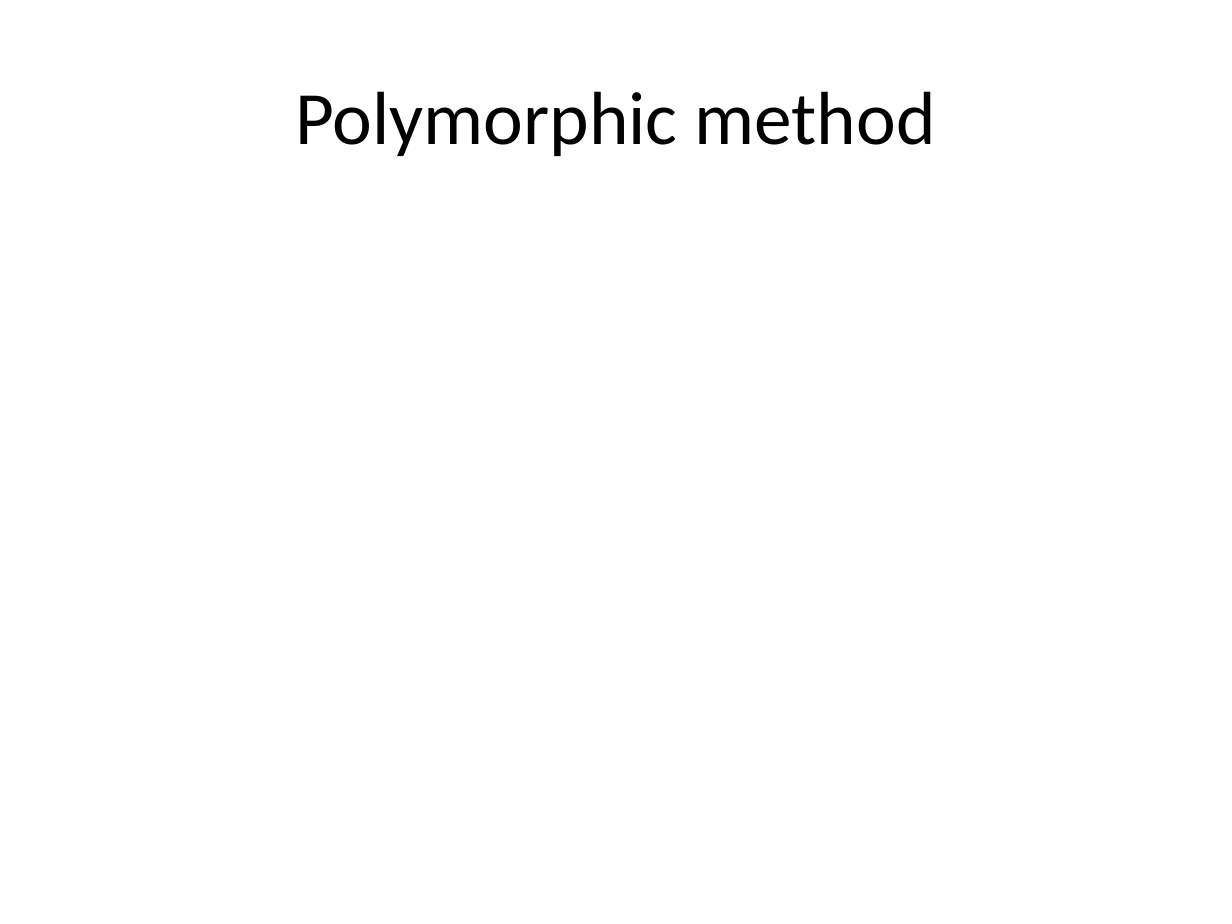
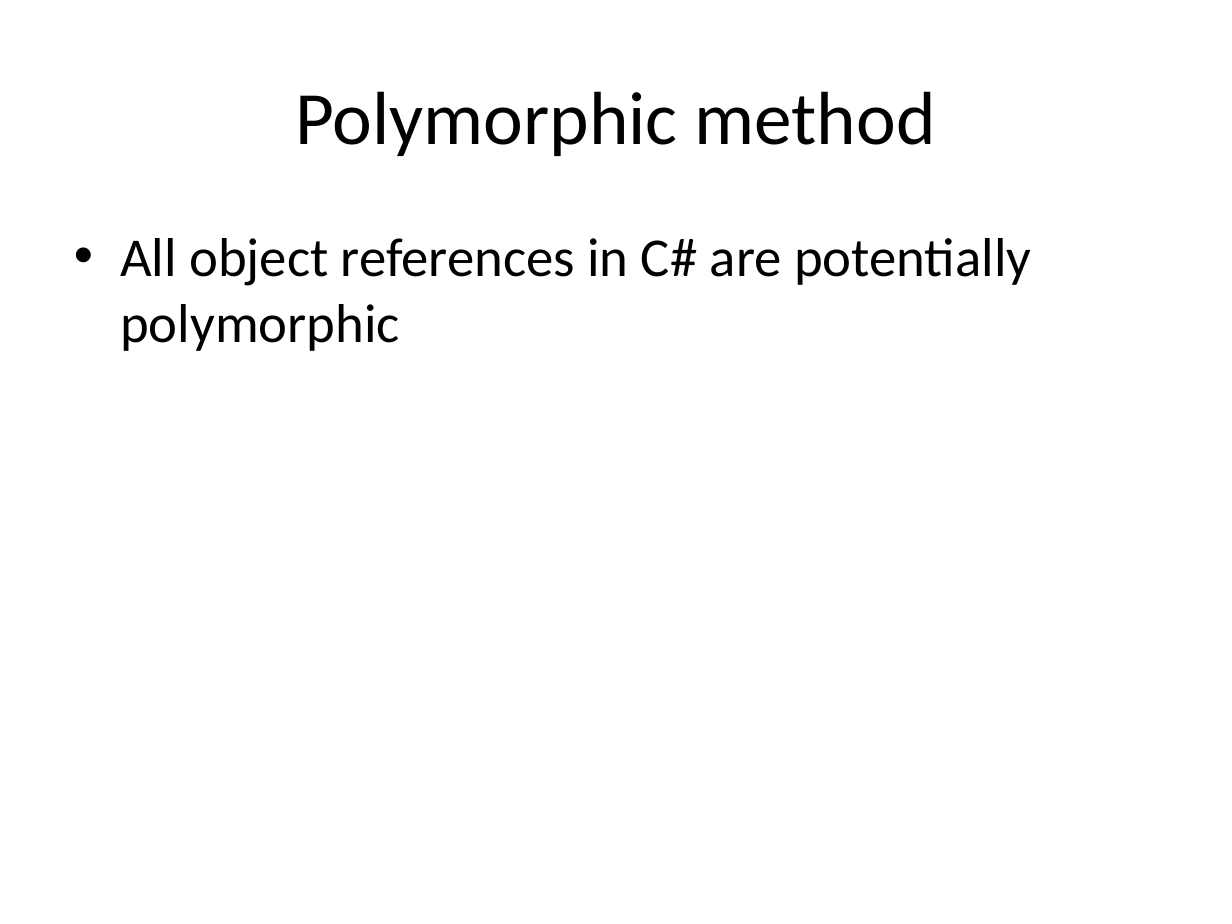
Before and after one commit to isurup/kalle-martin-group, a slide deck: slide 7 of OOPExam/02 Inheritance and Polymorphism.pptx. Drawn at 1232x924 pixels with LibreOffice and Linux fonts; fonts in the diff are those of the drawing. Boxes give left, top, right and bottom in pixels: in the first picture for what was removed or moved away, otherwise in the second. Text is boxed around its words. In the diff, an @@ line names an element or a change of style, - is before the commit and + after.

```diff
--- a/OOPExam/02 Inheritance and Polymorphism.pptx
+++ b/OOPExam/02 Inheritance and Polymorphism.pptx
@@ text added at [120, 238, 1031, 351], 32 pt, text #000000 @@
+• All object references in C# are potentially polymorphic
```
Also in this commit, not shown: 1 other slide changed, 1 other file.
